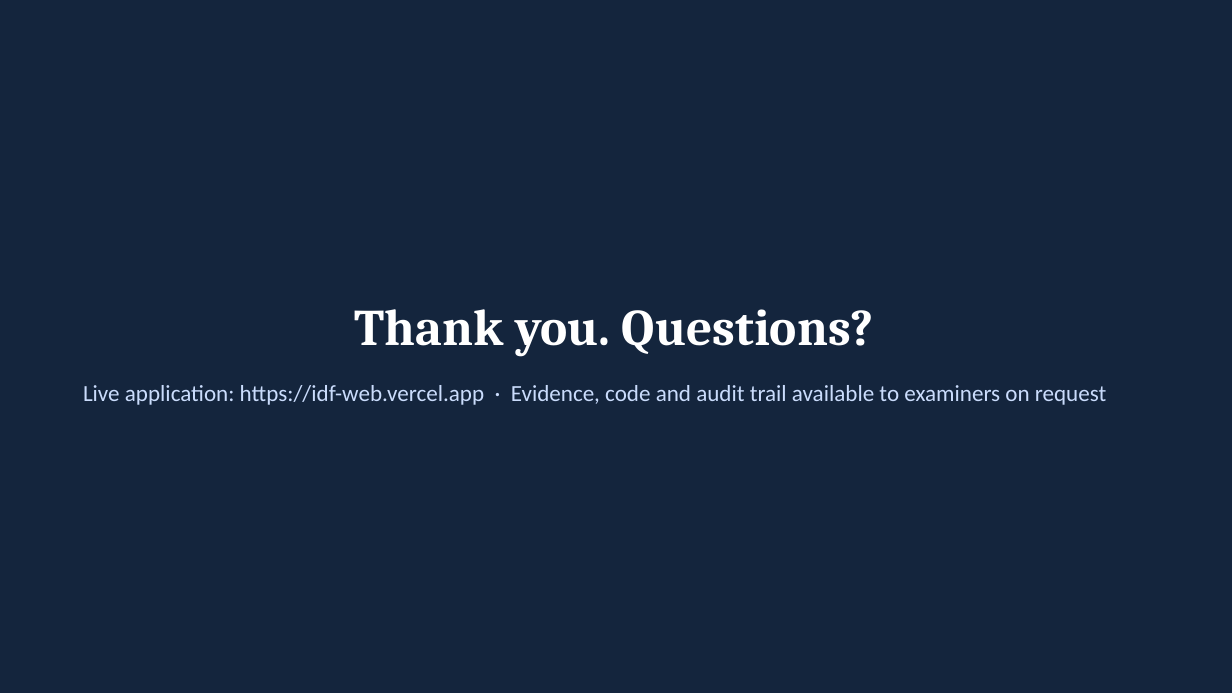
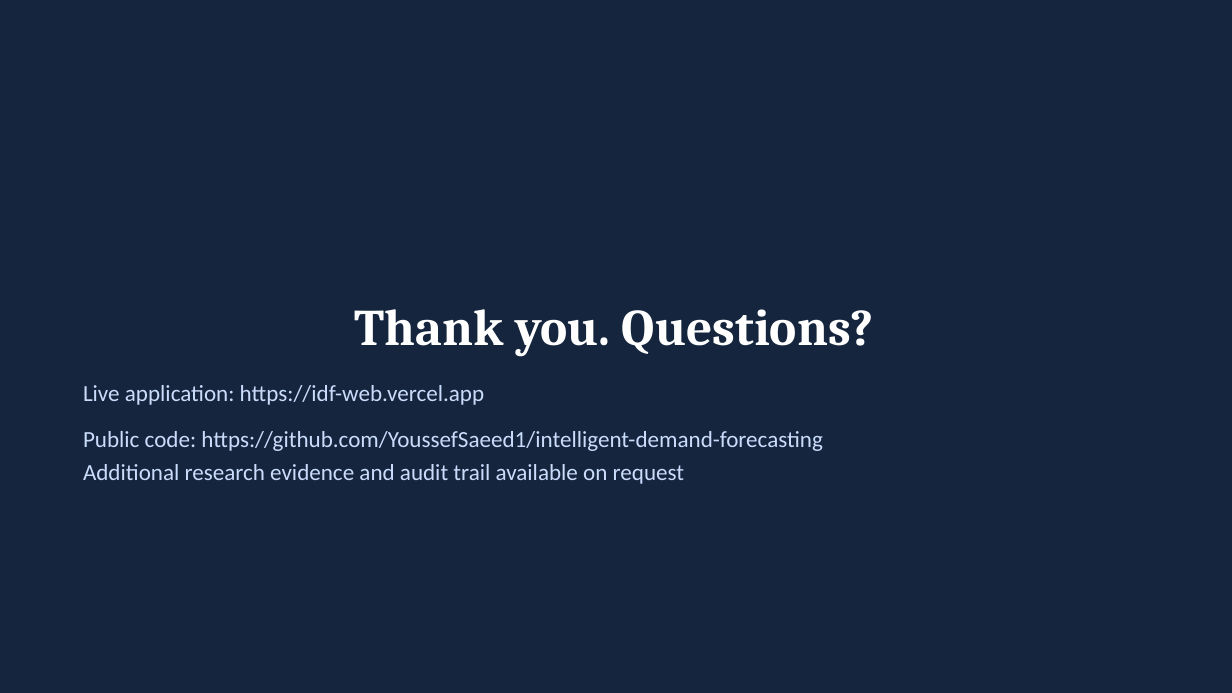
Before and after one commit to YoussefSaeed1/intelligent-demand-forecasting, a slide deck: slide 23 of final_submission/04_presentation/IDF_Viva_Presentation.pptx. Drawn at 1232x693 pixels with LibreOffice and Linux fonts; fonts in the diff are those of the drawing. Boxes give left, top, right and bottom in pixels: in the first picture for what was removed or moved away, otherwise in the second. Text is boxed around its words. In the diff, an @@ line names an element or a change of style, - is before the commit and + after.

```diff
--- a/final_submission/04_presentation/IDF_Viva_Presentation.pptx
+++ b/final_submission/04_presentation/IDF_Viva_Presentation.pptx
@@ text at (x1=83, y1=385, x2=823, y2=484): text changed @@
-Live application: https://idf-web.vercel.app · Evidence, code and audit trail available to examiners on request
+Live application: https://idf-web.vercel.app
+Public code: https://github.com/YoussefSaeed1/intelligent-demand-forecasting
+Additional research evidence and audit trail available on request
```
Also in this commit, not shown: 22 other slides changed, 29 other files.
